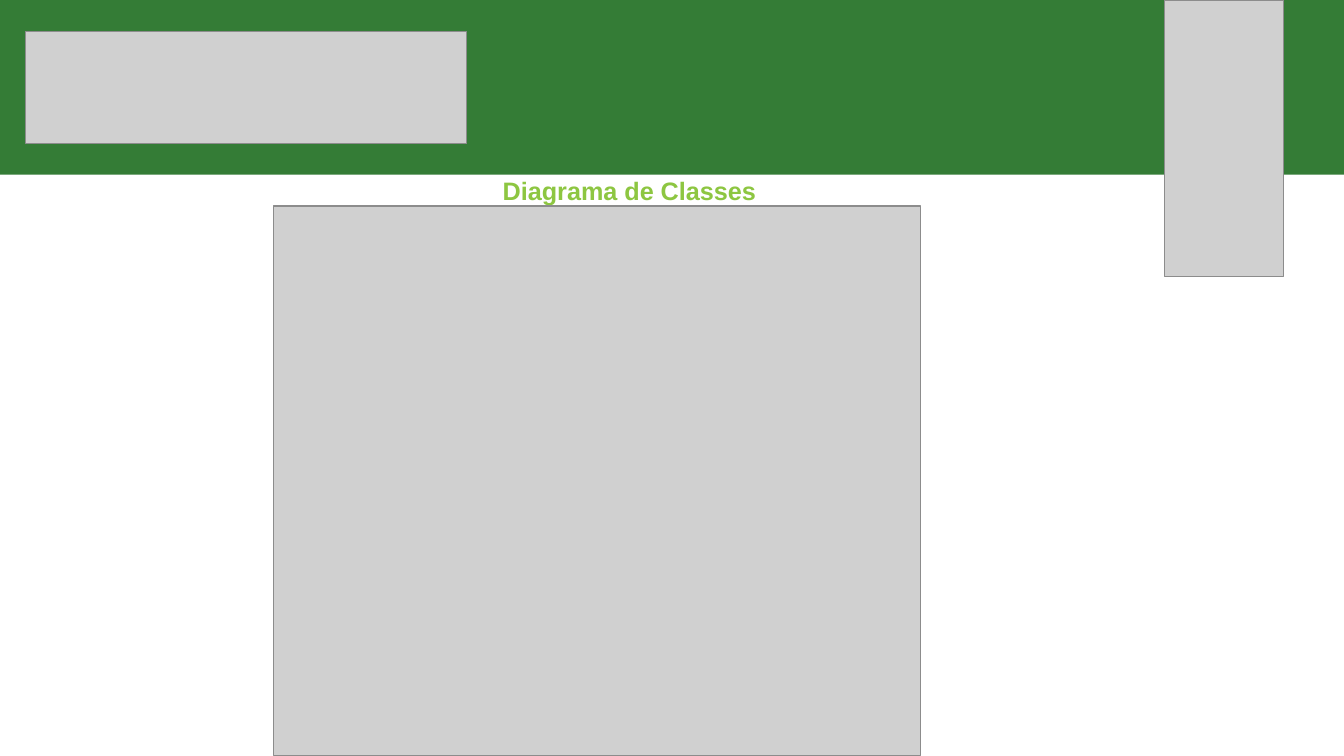
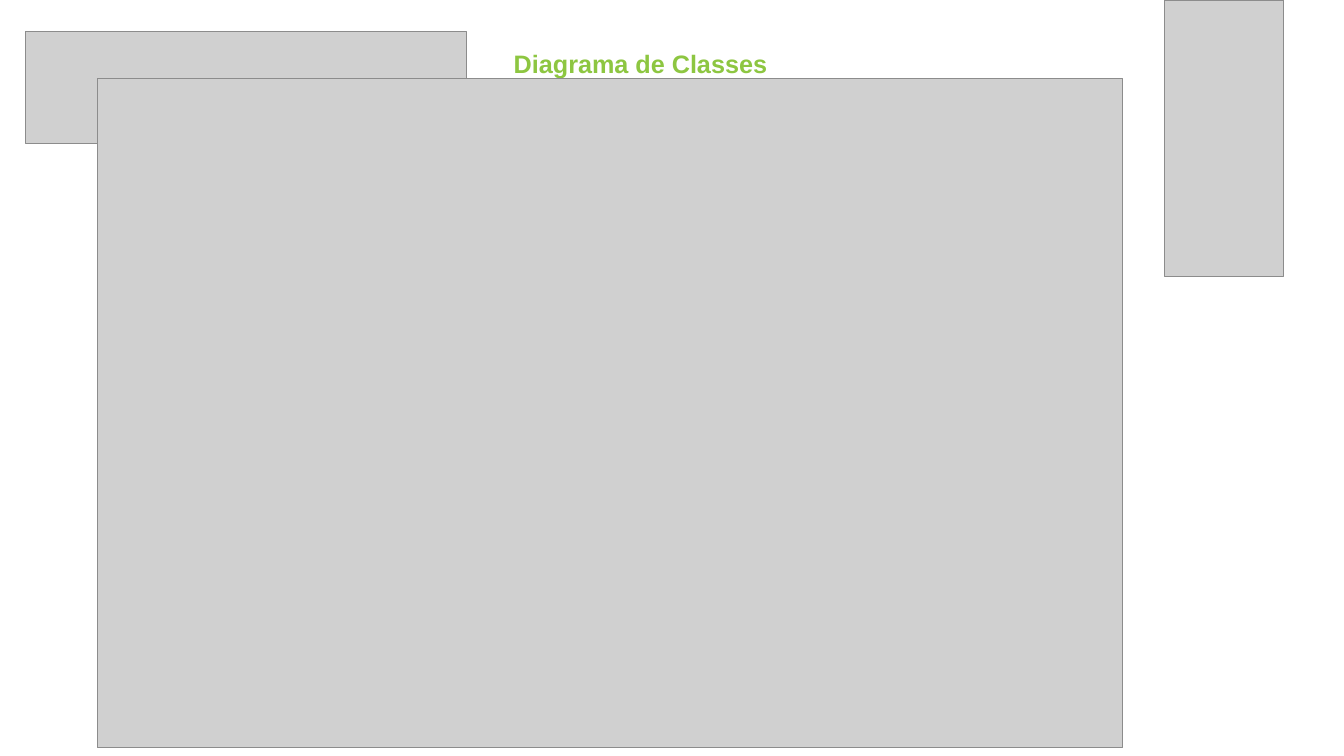
Before and after one commit to fabioportovasques/projeto-sus, a slide deck: slide 4 of segunda entrega/segunda entrega.pptx. Drawn at 1344x756 pixels with LibreOffice and Linux fonts; fonts in the diff are those of the drawing; grey boxes stand for pictures. Boxes give left, top, right and bottom in pixels: in the first picture for what was removed or moved away, otherwise in the second. Text is boxed around its words. In the diff, an @@ line names an element or a change of style, - is before the commit and + after.

```diff
--- a/segunda entrega/segunda entrega.pptx
+++ b/segunda entrega/segunda entrega.pptx
@@ rectangle removed at (x1=0, y1=0, x2=1344, y2=174) @@
@@ text "Diagrama de Classes" moved from (x1=503, y1=181, x2=756, y2=206) to (x1=514, y1=54, x2=767, y2=79) @@
@@ picture resized from (x1=274, y1=206, x2=921, y2=756) to (x1=97, y1=78, x2=1122, y2=748) @@
```
Also in this commit, not shown: 2 other slides changed, 6 slides removed.
